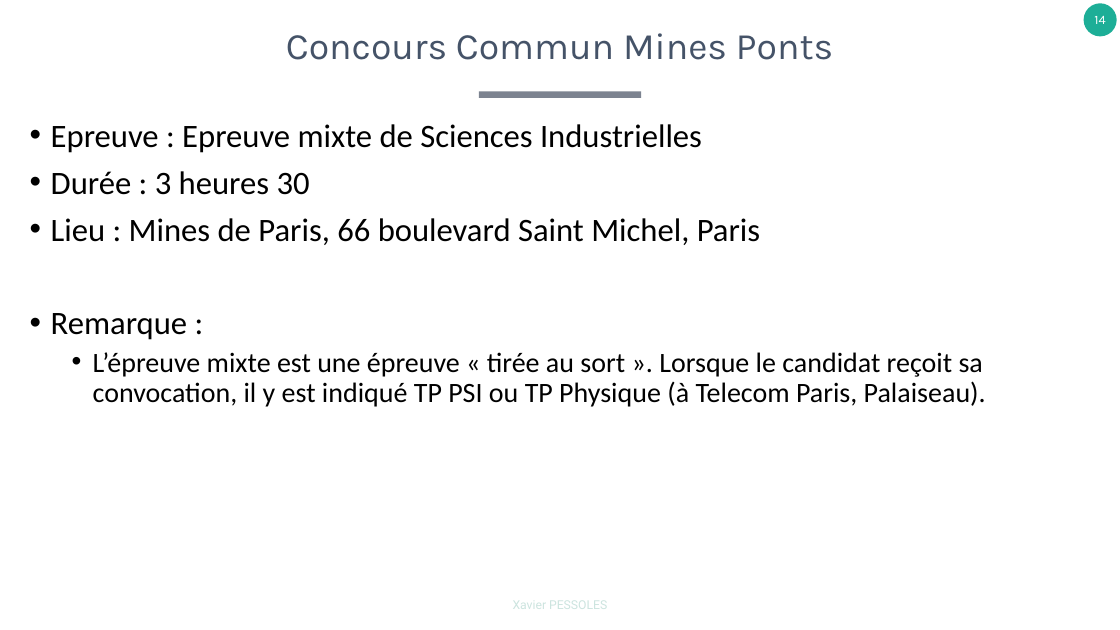
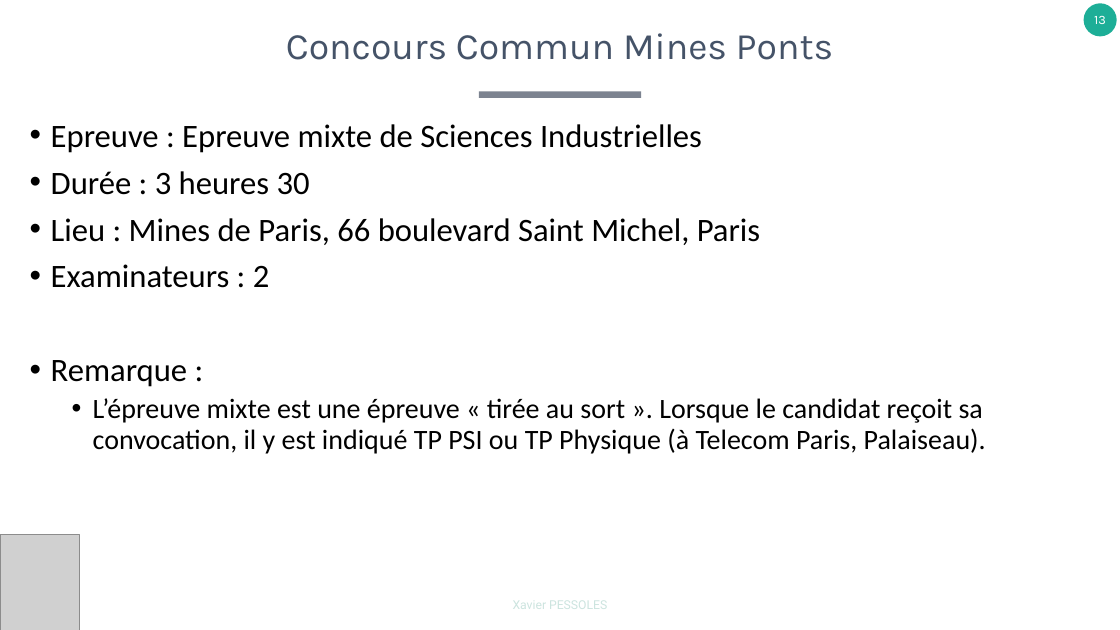
Before and after one commit to xpessoles/TP_Concours, a slide deck: slide 13 of A_Organisation/EpreuvesOralesCPGE.pptx (slide 14 before the commit). Drawn at 1120x630 pixels with LibreOffice and Linux fonts; fonts in the diff are those of the drawing; grey boxes stand for pictures. Boxes give left, top, right and bottom in pixels: in the first picture for what was removed or moved away, otherwise in the second. Text is boxed around its words. In the diff, an @@ line names an element or a change of style, - is before the commit and + after.

```diff
--- a/A_Organisation/EpreuvesOralesCPGE.pptx
+++ b/A_Organisation/EpreuvesOralesCPGE.pptx
@@ page number at bbox=[1094, 16, 1106, 24]: text changed @@
-14
+13
@@ text at bbox=[51, 264, 270, 288]: paragraph added @@
+• Examinateurs : 2
@@ picture added at bbox=[0, 535, 79, 630] @@
```
Also in this commit, not shown: 1 other slide changed, 7 slides added, 1 slide removed.
